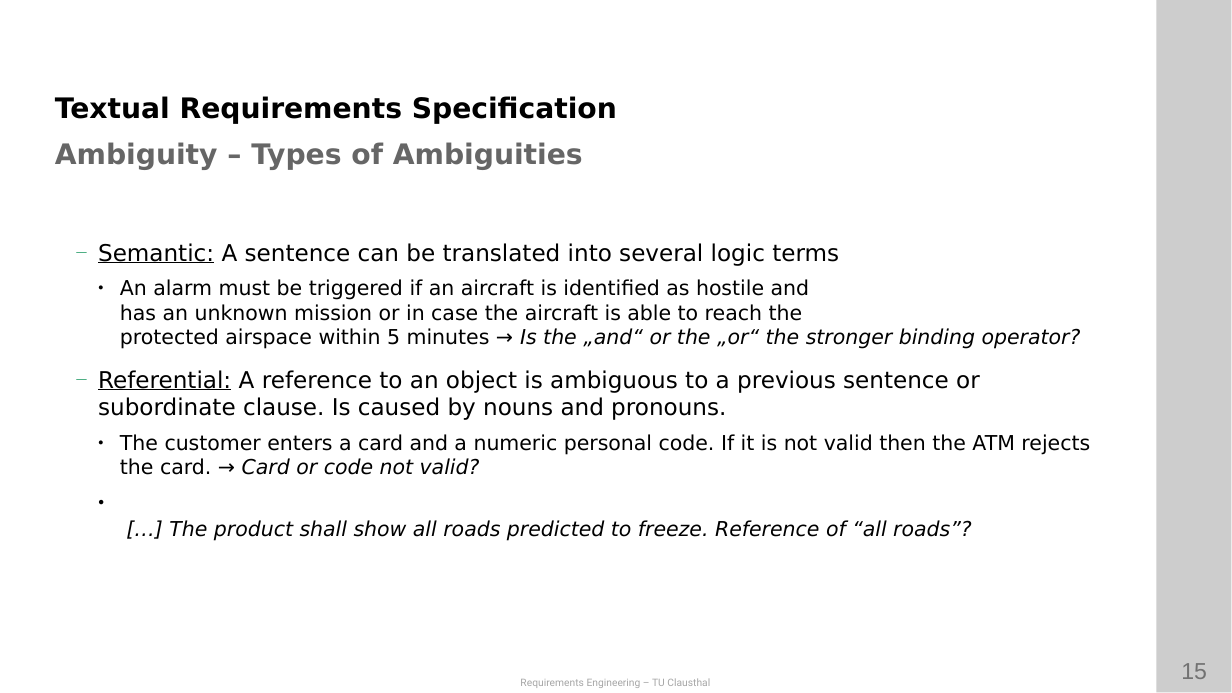
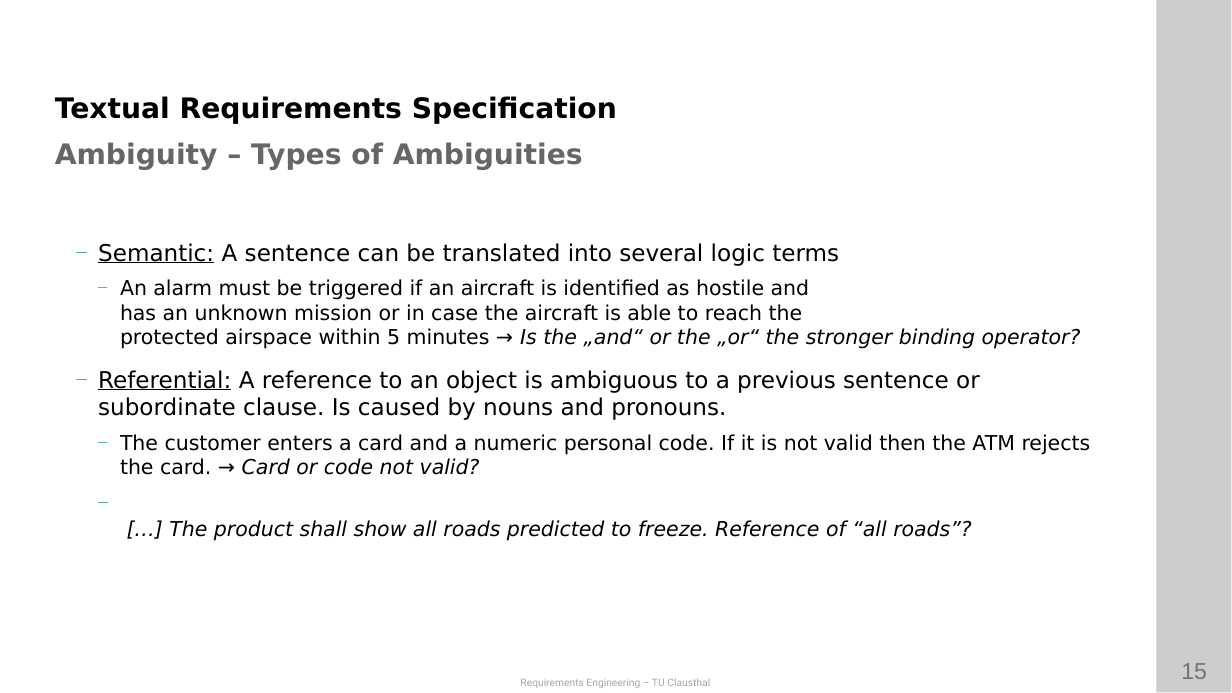
Before and after one commit to ETCE-LAB/teaching-material, a slide deck: slide 15 of Requirements-Engineering/RE-L07-Documentation--Textual.pptx. Drawn at 1232x693 pixels with LibreOffice and Linux fonts; fonts in the diff are those of the drawing; background and template pictures are left out. Boxes give left, top, right and bottom in pixels: in the first picture for what was removed or moved away, otherwise in the second. Text is boxed around its words. In the diff, an @@ line names an element or a change of style, - is before the commit and + after.

```diff
--- a/Requirements-Engineering/RE-L07-Documentation--Textual.pptx
+++ b/Requirements-Engineering/RE-L07-Documentation--Textual.pptx
@@ text at [120,279,1091,541]: bullet ● to —; bullet colour #000000 to #008C4F @@
```
Also in this commit, not shown: 3 other slides changed, 1 other file.
